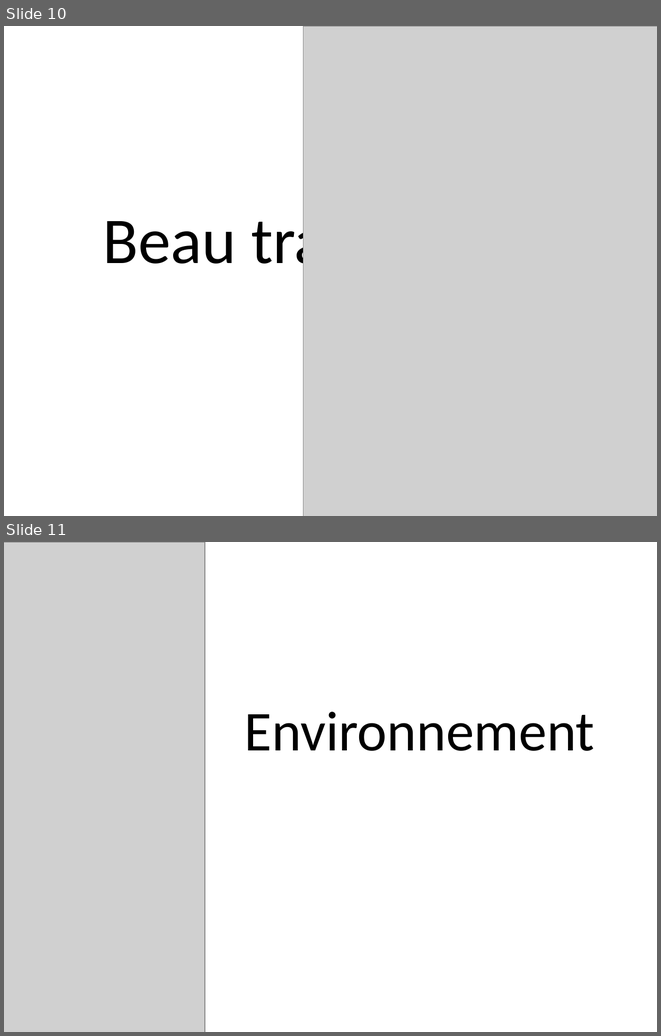
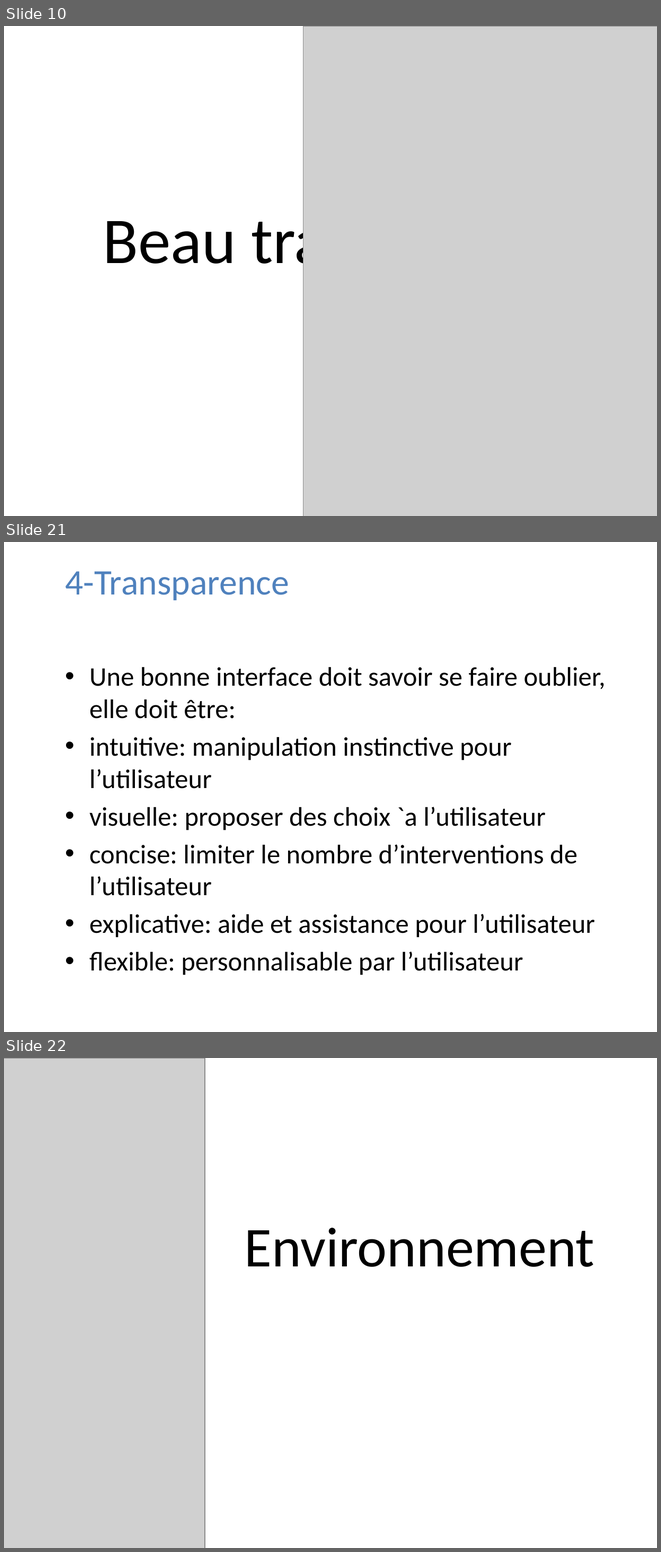
Before and after one commit to LucNtonga/IHM, a slide deck: INTERFACE.pptx. Shown one above the other, each under a label of ours: slides 10 and 11 before the commit, slides 10, 21 and 22 after it; the slides between them are not shown. The pictures are 661x1036 and 661x1552 pixels, drawn with LibreOffice and Linux fonts; fonts in the diff are those of the drawing; grey boxes stand for pictures; background and template pictures are left out. Boxes give left, top, right and bottom in pixels: in the first picture for what was removed or moved away, otherwise in the second. Text is boxed around its words. In the diff, an @@ line names an element or a change of style, - is before the commit and + after.

```diff
--- a/INTERFACE.pptx
+++ b/INTERFACE.pptx
@@ slide 21 added at bbox=[4, 542, 657, 1032], background picture (left out) @@
@@ title added at bbox=[65, 571, 289, 600], 39.6 pt, text #4F81BD @@
+4-Transparence
@@ text added at bbox=[89, 667, 606, 974], 29.6 pt, text #000000 @@
+• Une bonne interface doit savoir se faire oublier, elle doit être:
+• intuitive: manipulation instinctive pour l’utilisateur
+• visuelle: proposer des choix `a l’utilisateur
+• concise: limiter le nombre d’interventions de l’utilisateur
+• explicative: aide et assistance pour l’utilisateur
+• flexible: personnalisable par l’utilisateur
@@ what was slide 11 is now slide 22 @@
```
Also in this commit, not shown: 10 other slides added.
